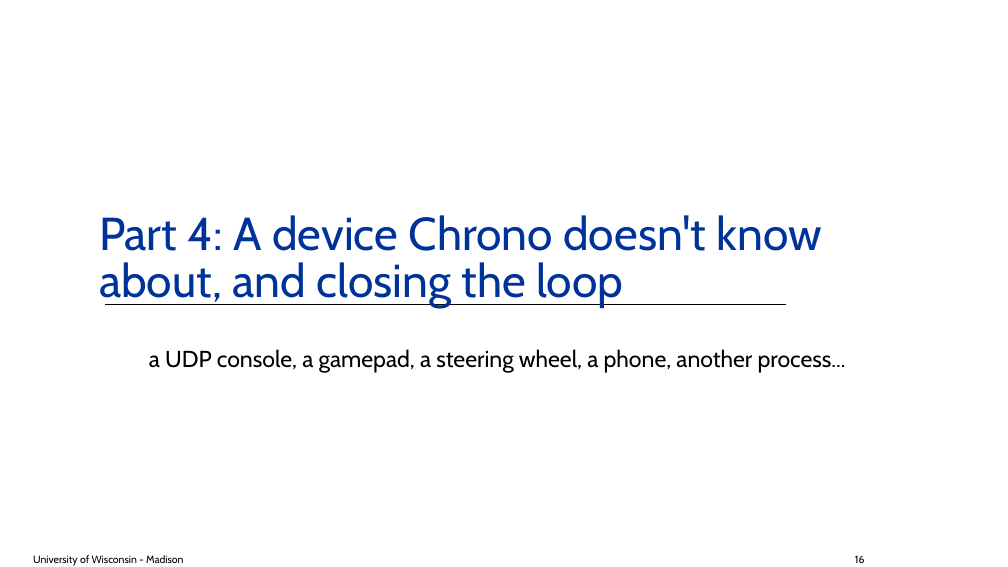
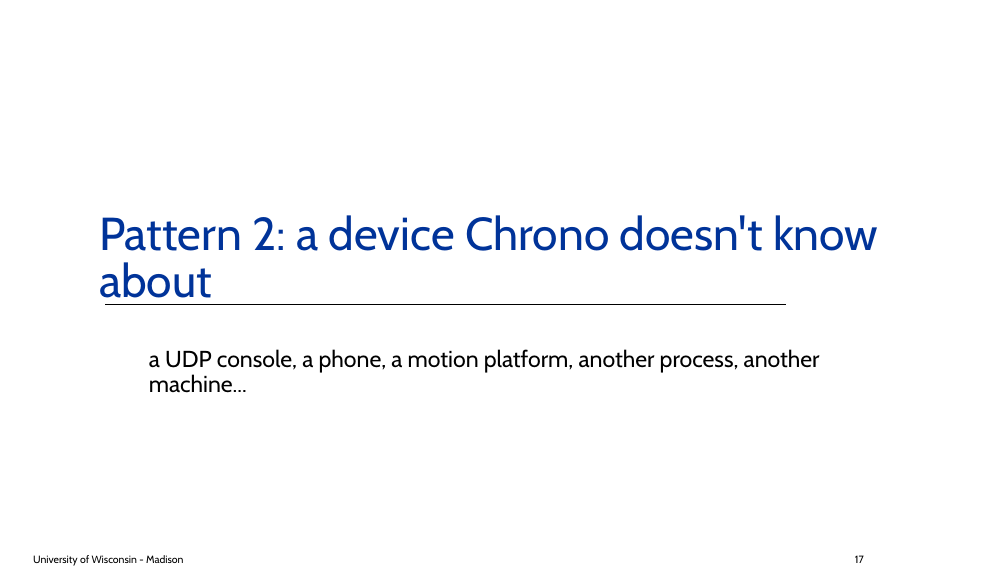
Before and after one commit to ksha23/chrono-hil-tutorial, a slide deck: slide 17 of tutorial_HIL_driver.pptx (slide 16 before the commit). Drawn at 1008x567 pixels with LibreOffice and Linux fonts; fonts in the diff are those of the drawing; background and template pictures are left out. Boxes give left, top, right and bottom in pixels: in the first picture for what was removed or moved away, otherwise in the second. Text is boxed around its words. In the diff, an @@ line names an element or a change of style, - is before the commit and + after.

```diff
--- a/tutorial_HIL_driver.pptx
+++ b/tutorial_HIL_driver.pptx
@@ title at (99, 215, 878, 305): text changed @@
-Part 4: A device Chrono doesn't know about, and closing the loop
+Pattern 2: a device Chrono doesn't know about
@@ text at (149, 349, 820, 393): text changed @@
-a UDP console, a gamepad, a steering wheel, a phone, another process...
+a UDP console, a phone, a motion platform, another process, another machine...
@@ text at (855, 555, 864, 563): text changed @@
-16
+17
```
Also in this commit, not shown: 19 other slides changed, 4 slides added, 9 slides removed, 11 other files.
